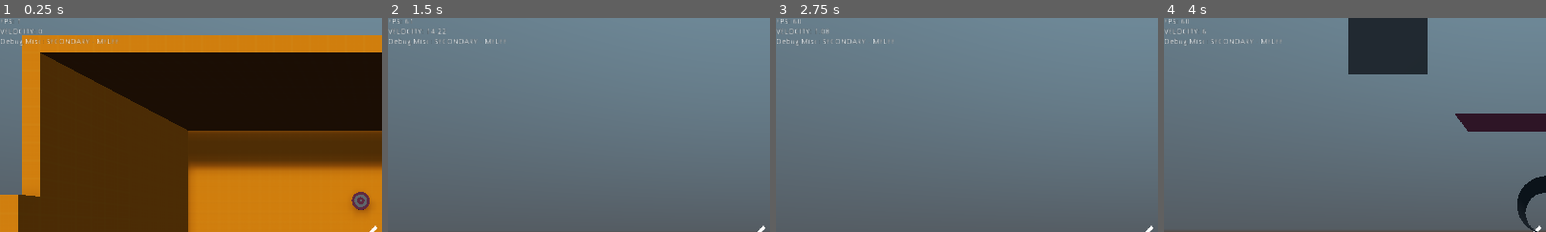
Above: before the commit, frames 1-4 (left to right).
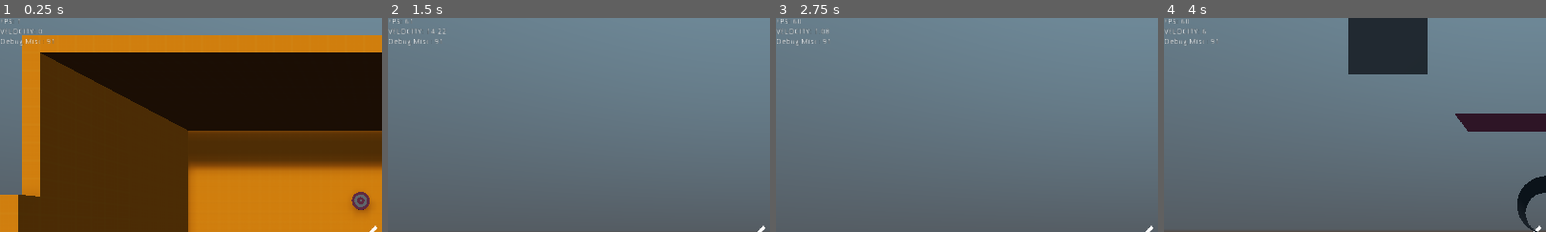
Above: after the commit, the same moments.

Repository: tengkuizdihar/competitive-fps
Game: Godot game, scene res://TestLevel.tscn
Same seed, same stepped clock (60 frames per second), same inputs: the game is played once before the commit and once after it.
Inputs (mouse positions are % of the whole screen's width and height, from its top left):
- Up to frame 1 (0.25 s): no input
- Up to frame 2 (1.5 s): move the mouse to (55, 50) at 0.52 s; hold Ctrl (player_crouch) 0.53-1.28 s; hold W (player_forward) from 0.53 s (still down); tap Space (player_jump) at 0.77 s; move the mouse to (45, 50) at 1.27 s; tap E (player_interact) at 1.35 s
- Up to frame 3 (2.75 s): keep holding W (player_forward); tap Space (player_jump) at 1.52 s; tap Enter at 2 s; move the mouse to (52, 48) at 2.02 s; click (52, 48) at 2.1 s
- Up to frame 4 (4 s): keep holding W (player_forward); move the mouse to (49, 52) at 2.77 s; right-click (49, 52) at 2.85 s; tap Space (player_jump) at 3.02, 3.77 s; move the mouse to (57, 51) at 3.52 s; hold Shift (player_walk) from 3.53 s (still down)
The pictures show only the part of the screen within x 0-50%, y 0-50%; the shares and areas given below are measured in that part.

The runs differ from the first frame. In frame 1, 0.2% of the frame differs, in the area x 12-31%, y 9-13%; in frame 2, 0.1%; in frame 3, 0.1%; in frame 4, 0.1%.

Commit message:
Resolve "Smol Improvements"

Diff:
--- a/compegodot/TestLevel.tscn
+++ b/compegodot/TestLevel.tscn
@@ -69,7 +69,9 @@
 tonemap_mode = 2
 tonemap_exposure = 0.4
 
-[node name="TestLevel" type="Spatial"]
+[node name="TestLevel" type="Spatial" groups=[
+"LEVEL",
+]]
 
 [node name="CSGLevel" type="CSGCombiner" parent="."]
 material_override = ExtResource( 2 )
@@ -328,7 +330,7 @@
 transform = Transform( -4.37114e-08, 0, 1, 0, 1, 0, -1, 0, -4.37114e-08, 17, 10, 43 )
 
 [node name="CollisionShape" type="CollisionShape" parent="RandomShootingGallery"]
-transform = Transform( 1, 0, 0, 0, 1, 0, 0, 0, 1, 0, -2, 0 )
+transform = Transform( 1, 0, 2.62268e-08, 0, 1, 0, 2.62268e-08, 0, 0.4, 0, -2, 0 )
 shape = SubResource( 8 )
 
 [node name="DirectionalLight" type="DirectionalLight" parent="."]
--- a/compegodot/global.gd
+++ b/compegodot/global.gd
@@ -11,3 +11,6 @@
 	SECONDARY,
 	MELEE
 }
+
+class GROUP:
+	const LEVEL = "LEVEL"
--- a/compegodot/player/Player.gd
+++ b/compegodot/player/Player.gd
@@ -117,6 +117,7 @@
 	handle_weapon_drop()
 	handle_weapon_selection()
 	fire_to_direction()
+	State.change_state("DEBUG_MISC", str(get_tree().get_node_count()))
 
 ###########################################################
 # Stateful function
@@ -244,11 +245,6 @@
 			weapon.show()
 
 	var DEBUG_WEAPON_SLOT_KEYS = Global.WEAPON_SLOT.keys()
-	State.change_state("DEBUG_MISC",
-		DEBUG_WEAPON_SLOT_KEYS[current_weapon]
-		+ " - "
-		+ DEBUG_WEAPON_SLOT_KEYS[last_weapon_used]
-	)
 
 
 # TODO: use weapon inaccuracy + movement inaccuracy
--- a/compegodot/project.godot
+++ b/compegodot/project.godot
@@ -9,6 +9,11 @@
 config_version=4
 
 _global_script_classes=[ {
+"base": "AudioStreamPlayer",
+"class": "AutoFreeStreamPlayer",
+"language": "GDScript",
+"path": "res://world_item/AutoFreeStreamPlayer.gd"
+}, {
 "base": "Camera",
 "class": "CameraSmoothPhysics",
 "language": "GDScript",
@@ -25,6 +30,7 @@
 "path": "res://interfaces/IHealth.gd"
 } ]
 _global_script_class_icons={
+"AutoFreeStreamPlayer": "",
 "CameraSmoothPhysics": "",
 "GenericWeapon": "",
 "IHealth": ""
--- a/compegodot/util.gd
+++ b/compegodot/util.gd
@@ -14,3 +14,10 @@
 		if i is interface_class:
 			return i
 	return null
+
+func add_to_world(node: Node) -> void:
+	var level: Node = get_tree().get_nodes_in_group(Global.GROUP.LEVEL).pop_back()
+	if level:
+		level.add_child(node)
+	else:
+		printerr("add_to_world doesn't work because no nodes is grouped as 'LEVEL'")
--- /dev/null
+++ b/compegodot/world_item/AutoFreeStreamPlayer.gd
@@ -0,0 +1,7 @@
+extends AudioStreamPlayer
+class_name AutoFreeStreamPlayer
+
+func play(from_position: float = 0.0) -> void:
+	.play(from_position)
+	yield(self, "finished")
+	queue_free()
--- a/compegodot/world_item/ShootingTarget.gd
+++ b/compegodot/world_item/ShootingTarget.gd
@@ -1,11 +1,16 @@
 extends KinematicBody
 
 var i_health: IHealth
+onready var ding_audio_player = $AudioStreamPlayer
 
 func _ready() -> void:
 	i_health = Util.init_interface_node(self, IHealth.new())
 	if i_health.connect("dead", self, "_on_ShootingTarget_dead"):
 		printerr("Shooting target has no IHealth")
 
+# BUG: ding_audio_player is not removed when finished
 func _on_ShootingTarget_dead() -> void:
+	remove_child(ding_audio_player)
+	Util.add_to_world(ding_audio_player)
+	ding_audio_player.play()
 	queue_free()
--- a/compegodot/world_item/ShootingTarget.tscn
+++ b/compegodot/world_item/ShootingTarget.tscn
@@ -1,7 +1,9 @@
-[gd_scene load_steps=4 format=2]
+[gd_scene load_steps=6 format=2]
 
 [ext_resource path="res://assets/gun_model/targetA.tscn" type="PackedScene" id=1]
 [ext_resource path="res://world_item/ShootingTarget.gd" type="Script" id=2]
+[ext_resource path="res://assets/sounds/target_hit_ding.wav" type="AudioStream" id=3]
+[ext_resource path="res://world_item/AutoFreeStreamPlayer.gd" type="Script" id=4]
 
 [sub_resource type="CylinderShape" id=1]
 radius = 0.85
@@ -15,3 +17,8 @@
 shape = SubResource( 1 )
 
 [node name="targetA" parent="." instance=ExtResource( 1 )]
+
+[node name="AudioStreamPlayer" type="AudioStreamPlayer" parent="."]
+stream = ExtResource( 3 )
+volume_db = -10.0
+script = ExtResource( 4 )
--- a/compegodot/world_item/guns/KF1.tscn
+++ b/compegodot/world_item/guns/KF1.tscn
@@ -2,7 +2,7 @@
 
 [ext_resource path="res://world_item/guns/GenericWeapon.gd" type="Script" id=1]
 [ext_resource path="res://assets/knife/knife_sharp.obj" type="ArrayMesh" id=2]
-[ext_resource path="res://assets/sounds/344403__jawbutch__knife-swish-1uncompressed.wav" type="AudioStream" id=3]
+[ext_resource path="res://assets/sounds/knife_swing.wav" type="AudioStream" id=3]
 [ext_resource path="res://world_item/guns/GenericWeaponPhysicsMaterial.tres" type="PhysicsMaterial" id=4]
 
 [sub_resource type="Animation" id=1]
--- a/compegodot/world_item/guns/PM9.tscn
+++ b/compegodot/world_item/guns/PM9.tscn
@@ -5,7 +5,7 @@
 [ext_resource path="res://assets/gun_model/metal.material" type="Material" id=3]
 [ext_resource path="res://assets/gun_model/dark.material" type="Material" id=4]
 [ext_resource path="res://assets/gun_model/darkMetal.material" type="Material" id=5]
-[ext_resource path="res://assets/sounds/415912__okieactor__heathers-gunshot-effect2.wav" type="AudioStream" id=6]
+[ext_resource path="res://assets/sounds/gun_shot.wav" type="AudioStream" id=6]
 [ext_resource path="res://world_item/guns/GenericWeaponPhysicsMaterial.tres" type="PhysicsMaterial" id=7]
 
 [sub_resource type="ArrayMesh" id=1]
Not shown, removed: compegodot/assets/sounds/344403__jawbutch__knife-swish-1uncompressed.wav.import
Not shown, removed: compegodot/assets/sounds/415912__okieactor__heathers-gunshot-effect2.wav.import
Not shown, added: compegodot/assets/sounds/gun_shot.wav.import
Not shown, added: compegodot/assets/sounds/knife_swing.wav.import
Not shown, added: compegodot/assets/sounds/target_hit_ding.wav.import
Not shown, added: compegodot/assets/sounds/gun_shot.wav
Not shown, added: compegodot/assets/sounds/knife_swing.wav
Not shown, added: compegodot/assets/sounds/target_hit_ding.wav
